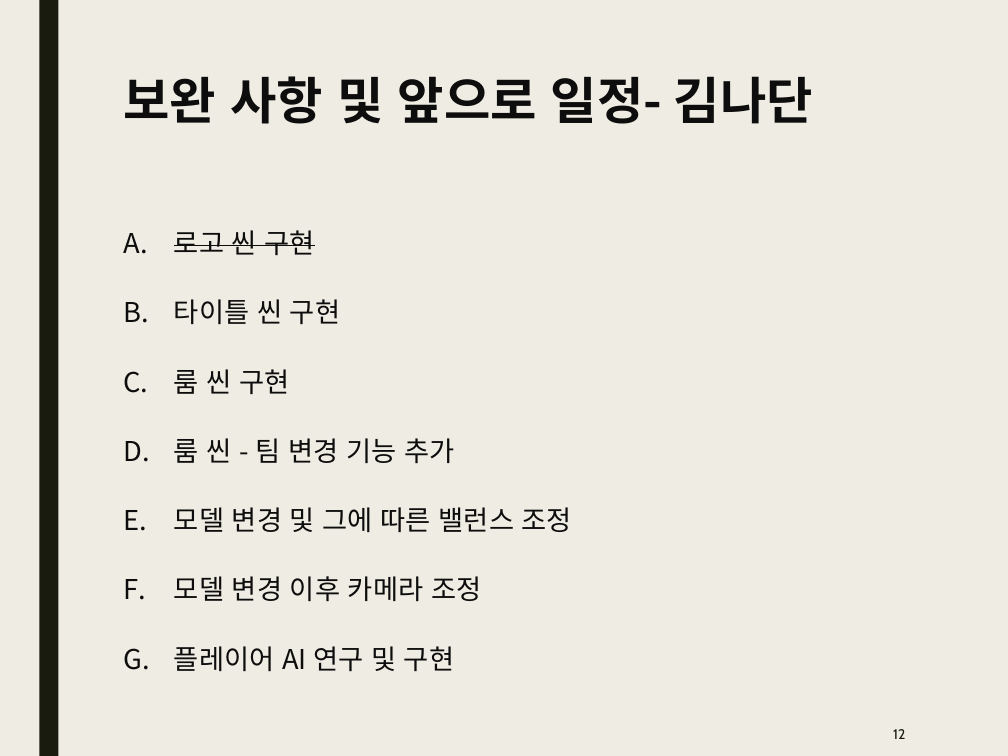
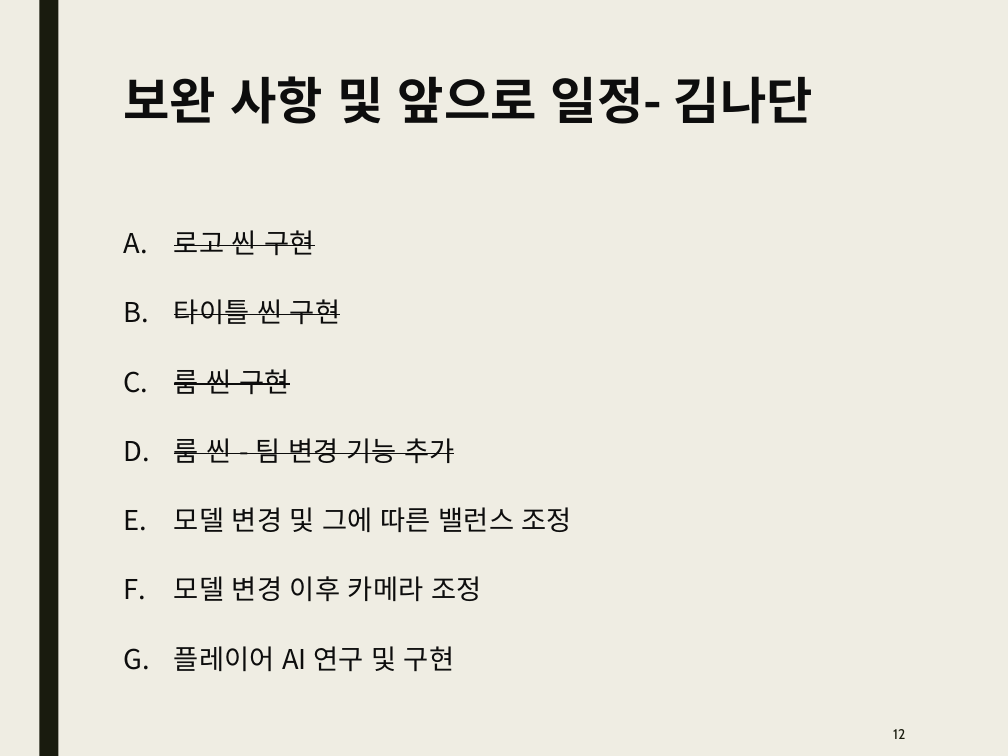
Before and after one commit to Kim2Kang/Documents, a slide deck: slide 12 of 진행사항.pptx. Drawn at 1008x756 pixels with LibreOffice and Linux fonts; fonts in the diff are those of the drawing. Boxes give left, top, right and bottom in pixels: in the first picture for what was removed or moved away, otherwise in the second. Text is boxed around its words. In the diff, an @@ line names an element or a change of style, - is before the commit and + after.

Commit message:
보고서 및 진행사항 업데이트

```diff
--- a/진행사항.pptx
+++ b/진행사항.pptx
@@ text at box(174, 299, 454, 463): strikethrough on in "타이틀 씬 구현", "룸 씬 구현", "룸 씬 - 팀 변경 기능 추가" @@
```
Also in this commit, not shown: 1 other file.
